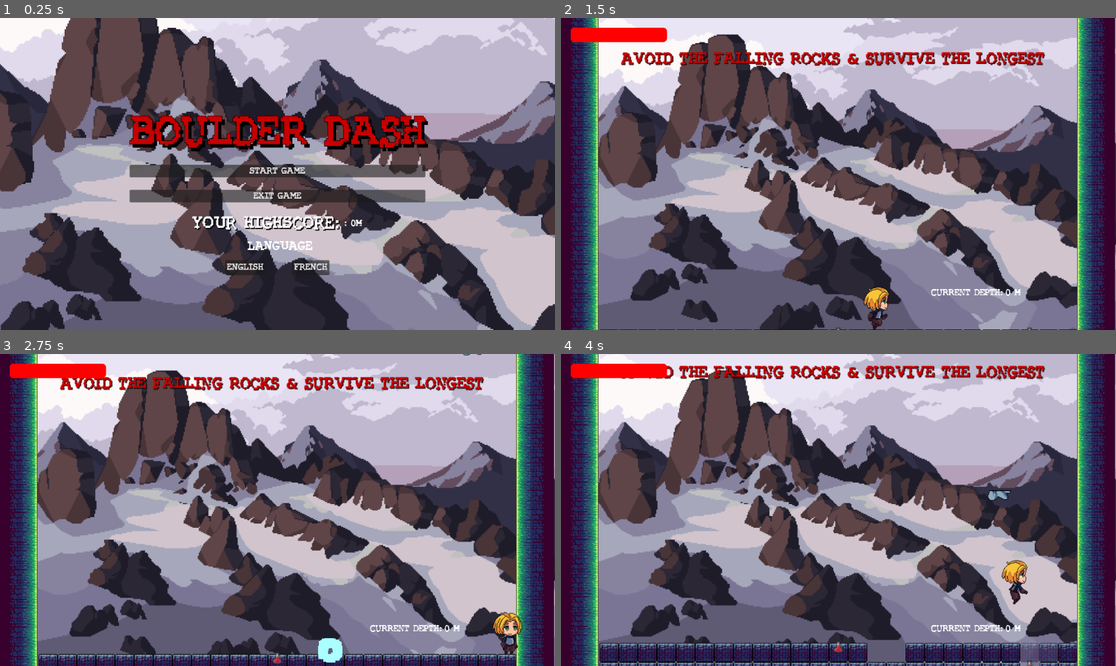
Above: before the commit, frames 1-4 (two rows, left to right).
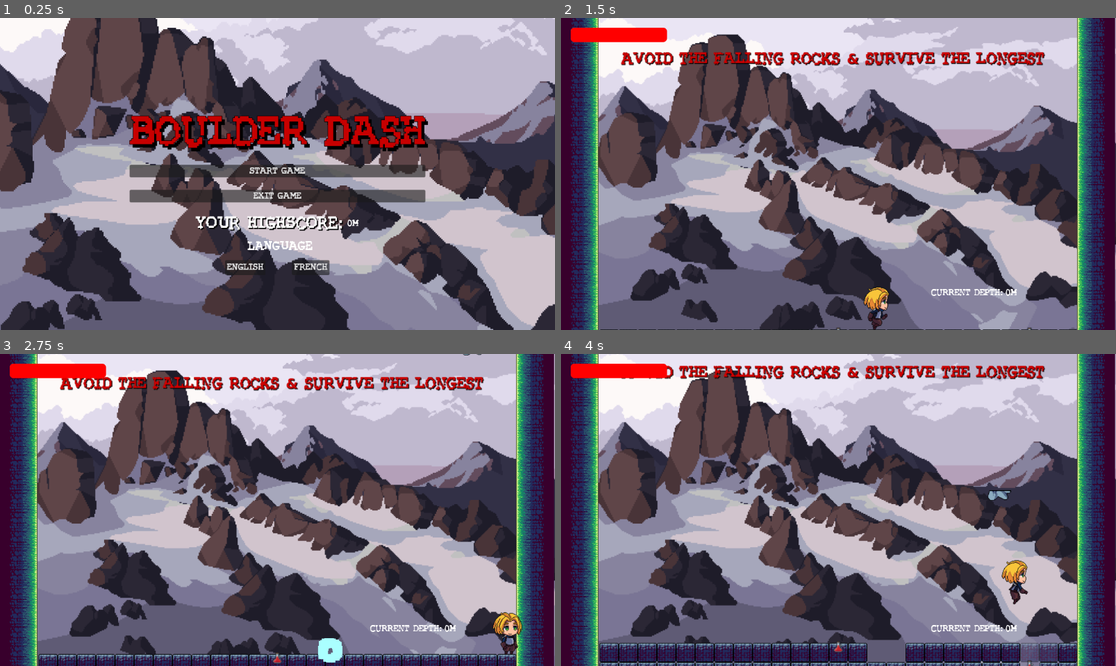
Above: after the commit, the same moments.

Repository: shahnaz7/Assignment
Game: Godot game, scene res://Scenes/main_menu.tscn
Same seed, same stepped clock (60 frames per second), same inputs: the game is played once before the commit and once after it.
Inputs:
- Up to frame 1 (0.25 s): no input
- Up to frame 2 (1.5 s): click "START GAME" at 0.5 s; tap Enter at 1.25 s; hold Right (RIGHT) from 1.28 s (still down)
- Up to frame 3 (2.75 s): keep holding Right (RIGHT); tap Up (JUMP) at 1.52, 2.27 s
- Up to frame 4 (4 s): release Right (RIGHT) at 2.78 s; hold Left (LEFT) 2.78-3.53 s; hold Right (RIGHT) from 3.53 s (still down); tap Up (JUMP) at 3.77 s

The runs differ from the first frame. In frame 1, 0.9% of the frame differs, in the area x 34-66%, y 63-69%; in frame 2, less than 0.1%; in frame 3, less than 0.1%; in frame 4, less than 0.1%.

Commit message:
Exported the project in the builds file.

Diff:
--- a/Assignment5/Scenes/FloorSpawner.gd
+++ b/Assignment5/Scenes/FloorSpawner.gd
@@ -8,7 +8,7 @@
 
 var player: Node = null
 var floor_tile_scene: PackedScene = preload("res://Scenes/hard_tile.tscn")
-var health_potion_scene: PackedScene = preload("res://Scenes/potion.tscn")
+var health_potion_scene: PackedScene = preload("res://Scenes/Potion.tscn")
 var max_tile_quantity = 300
 const tile_size = 32
 const METERS_PER_LAYER = 3.0
@@ -58,7 +58,7 @@
 
 func update_depth_label():
 	if depth_label:
-		depth_label.text = "%d m" % int(deepest_depth)
+		depth_label.text = "%dm" % int(deepest_depth)
 	else:
 		print("Error: DepthLabel node not found!")
 
--- a/Assignment5/Scripts/game_over.gd
+++ b/Assignment5/Scripts/game_over.gd
@@ -6,8 +6,8 @@
 func _ready() -> void:
 	print("Loaded current_score:", ScoreManager.current_score)
 	print("Loaded high_score:", ScoreManager.high_score)
-	current_score_label.text = ": %d" %ScoreManager.current_score + "m"
-	high_score_label.text = ": %d" % ScoreManager.high_score + "m"
+	current_score_label.text = "%d" %ScoreManager.current_score + "m"
+	high_score_label.text = "%d" % ScoreManager.high_score + "m"
 
 
 
--- a/Assignment5/Scripts/main_menu.gd
+++ b/Assignment5/Scripts/main_menu.gd
@@ -3,7 +3,7 @@
 @onready var high_score_label = %ScoreLabel
 
 func _ready() -> void:
-	high_score_label.text = ": %d" % ScoreManager.high_score + "m"
+	high_score_label.text = "%d" % ScoreManager.high_score + "m"
 
 
 func _on_start_game_button_pressed():
--- a/Assignment5/Scripts/settingsManager.gd
+++ /dev/null
@@ -1,96 +0,0 @@
-extends Node
-
-const SETTINGS_FILE := "user://ui_settings.cfg"
-const SAVE_FILE := "user://ui_savegame.json"
-
-var settings := {
-	"audio": {
-		"music": 1.0,
-		"sfx": 1.0,
-		"voice": 1.0
-	},
-	"graphics": {
-		"fullscreen": false,
-		"resolution": "1920x1080"
-	},
-	"controls": {
-		"move_up": "w",
-		"move_down": "s",
-		"move_left": "a",
-		"move_right": "d"
-	},
-	"gameplay": {
-		"difficulty": 1,
-		"show_tutorial": true
-	}
-}
-
-enum DIFFICULTY {
-	EASY,
-	NORMAL,
-	HARD
-}
-var current_game_difficulty: DIFFICULTY
-var difficulty_label = ["EASY", "NORMAL", "HARD"]
-
-var save_data := {}
-var config = ConfigFile.new()
-
-
-# Called when the autoload initializes
-func _ready():
-	load_settings()
-	load_game()
-
-# ========== SETTINGS MANAGEMENT ==========
-
-# Get a setting value
-func get_setting(category: String, key: String):
-	return settings.get(category, {}).get(key, null)
-
-# Set a setting value and save it
-func set_setting(category: String, key: String, value):
-	if settings.has(category):
-		settings[category][key] = value
-		save_settings()
-
-# Save settings to a file
-func save_settings():
-	for category in settings.keys():
-		for key in settings[category].keys():
-			config.set_value(category, key, settings[category][key])
-	config.save(SETTINGS_FILE)
-
-# Load settings from file
-func load_settings():
-	if config.load(SETTINGS_FILE) == OK:
-		for category in settings.keys():
-			for key in settings[category].keys():
-				settings[category][key] = config.get_value(category, key, settings[category][key])
-
-# ========== SAVE / LOAD GAME DATA ==========
-
-# Save game data to a JSON file
-func save_game():
-	var file = FileAccess.open(SAVE_FILE, FileAccess.WRITE)
-	if file:
-		file.store_string(JSON.stringify(save_data, "\t"))
-		file.close()
-
-# Load game data from a JSON file
-func load_game():
-	if FileAccess.file_exists(SAVE_FILE):
-		var file = FileAccess.open(SAVE_FILE, FileAccess.READ)
-		if file:
-			var content = file.get_as_text()
-			var parsed = JSON.parse_string(content)
-			print("parsed content found :", content)
-			if parsed is Dictionary:
-				save_data = parsed
-			file.close()
-			print("save data is -> ", JSON.stringify(save_data))
-
-# Reset save data
-func reset_game_data():
-	save_data = {}
-	save_game()
Not shown, removed: Assignment5/Scripts/settingsManager.gd.uid
Not shown, added: Assignment5/export_presets.cfg
Not shown, added: Assignment5/Builds/Windows.console.exe
Not shown, added: Assignment5/Builds/Windows.exe
Not shown, added: Assignment5/Builds/Windows.pck
